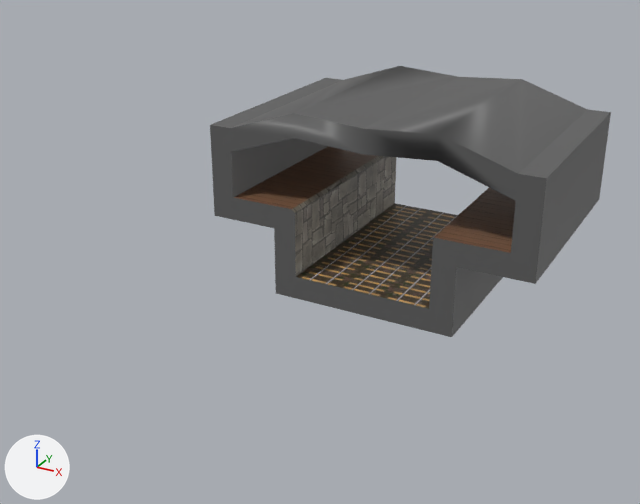
The FBX model Assets/BlenderAssts/ground_002.fbx as it was, and as the next commit left it.
Camera for both pictures: a 50 mm camera at (14.1, -39.0, 15.9) aimed at (-1.0, -11.5, 2.1). Lighting does not change. The marker at lower left points along +X, +Y and +Z. Vertices at the same position are counted once.

Names of what the first picture shows: 'ground.002'.
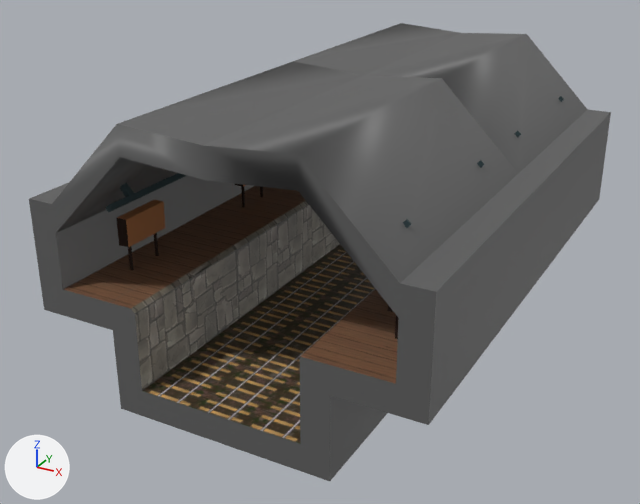
Pixel boxes [x1, y1, x2, y2] of what changed, in the pictures (640 x 504 px; the box of a moved part takes in the faces that stretch with it):
'ground.006', added
    after: [29, 61, 547, 481]
'ground.002', reshaped
    before: [210, 66, 611, 337]
    after: [232, 23, 611, 294]
'tunnnelCube.002', added (brown)
    after: [117, 200, 399, 339]
'lightCube.001', added (black)
    after: [106, 160, 484, 228]
'tunnnelCube.001', added
    after: [235, 184, 263, 207]
'lightCube', added
    after: [514, 96, 564, 138]
part 1 of me_cube_002, moved or reshaped
    before: [230, 66, 588, 201]
    after: [294, 23, 588, 173]

What changed in the scene script:
```text
Add img_colorpaletteop_png:
    img_colorpaletteop_png = load_image('colorPaletteOP.png', '../Materials/colorPaletteOP.png', 100, 100, 'sRGB')
Add mat_8rgb_material:
    mat_8rgb_material = principled_material('8rgb_material')
    mat_8rgb_material.texture = img_colorpaletteop_png
    mat_8rgb_material.roughness = 1.0
Change me_cube_002:
    where me_cube_002.from_pydata(...)  # 294 vertices, 83 faces; spans x -7.0..7.0, y -10.0..0.0, z -1.0..7.0
    used by ob_ground_002; location = (0.0, 0.0, 0.0)
    me_cube_002 part 1: all 224 vertices in x -3.0..3.0, y -10.0..0.0, z 5.79..7.0 are moved by (0.0, 0.0, 2.0)
Add me_cube_047:
    me_cube_047.from_pydata(...)  # a box spanning x 4.79..5.21, y -3.0..-1.0, z 4.0..5.0; a box spanning x 4.95..5.05, y -1.37..-1.31, z 2.93..4.05; a box spanning x 4.95..5.05, y -2.75..-2.69, z 2.93..4.02; a box spanning x -5.21..-4.79, y -3.0..-1.0, z 4.0..5.0; a box spanning x -5.05..-4.95, y -1.37..-1.31, z 2.93..4.05; a box spanning x -5.05..-4.95, y -2.75..-2.69, z 2.93..4.02
    me_cube_047.materials.append(mat_8rgb_material)  # picture img_colorpaletteop_png
Add me_cube_038:
    me_cube_038.from_pydata(...)  # 104 vertices, 92 faces; spans x -5.41..5.41, y -9.13..-0.87, z 5.7..6.94
    me_cube_038.materials.append(mat_8rgb_material)  # picture img_colorpaletteop_png
Add me_cube_035:
    me_cube_035.from_pydata(...)  # 294 vertices, 83 faces; spans x -7.0..7.0, y -10.0..0.0, z -1.0..9.0
    me_cube_035.materials.append(mat_uv_tunnel_mat)  # picture img_uv_tunel_texture_001_png
Add me_cube_041:
    me_cube_041.from_pydata(...)  # 104 vertices, 92 faces; spans x -5.41..5.41, y -9.13..-0.87, z 5.7..6.94
    me_cube_041.materials.append(mat_8rgb_material)  # picture img_colorpaletteop_png
Add ob_tunnnelcube_001:
    ob_tunnnelcube_001 = bpy.data.objects.new('tunnnelCube.001', me_cube_047)
    ob_tunnnelcube_001.location = (0.0, -8.0, 0.0)
Add ob_lightcube:
    ob_lightcube = bpy.data.objects.new('lightCube', me_cube_038)
    ob_lightcube.location = (0.0, 0.0, 0.0)
Add ob_ground_006:
    ob_ground_006 = bpy.data.objects.new('ground.006', me_cube_035)
    ob_ground_006.location = (0.0, -10.0, 0.0)
Add ob_tunnnelcube_002:
    ob_tunnnelcube_002 = bpy.data.objects.new('tunnnelCube.002', me_cube_047.copy())
    ob_tunnnelcube_002.location = (0.0, -15.0, 0.0)
Add ob_lightcube_001:
    ob_lightcube_001 = bpy.data.objects.new('lightCube.001', me_cube_041)
    ob_lightcube_001.location = (0.0, -10.0, 0.0)
```
